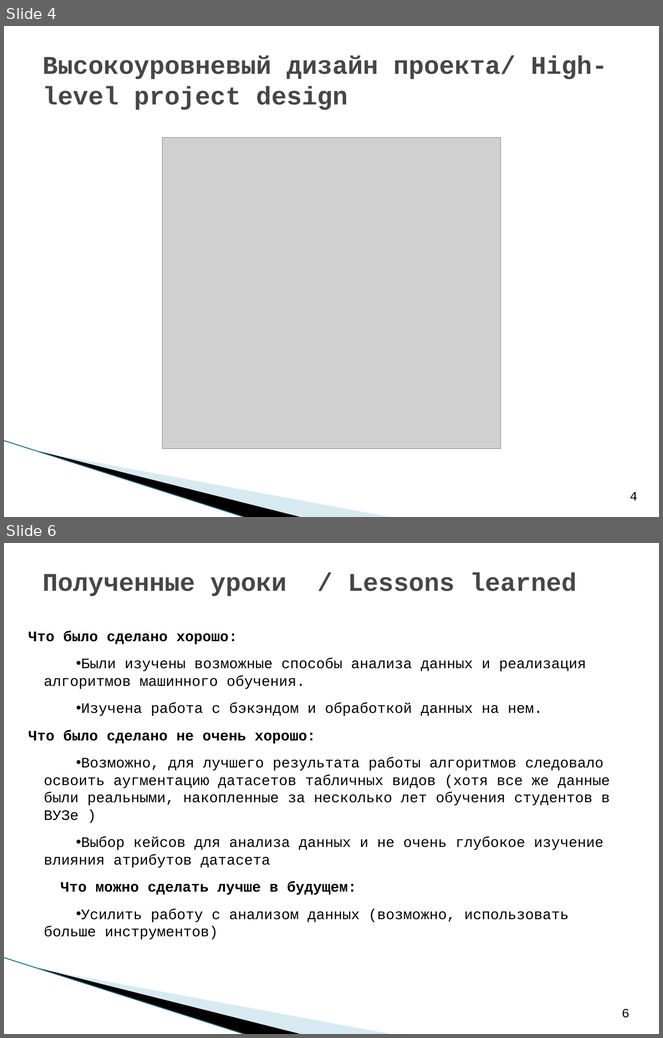
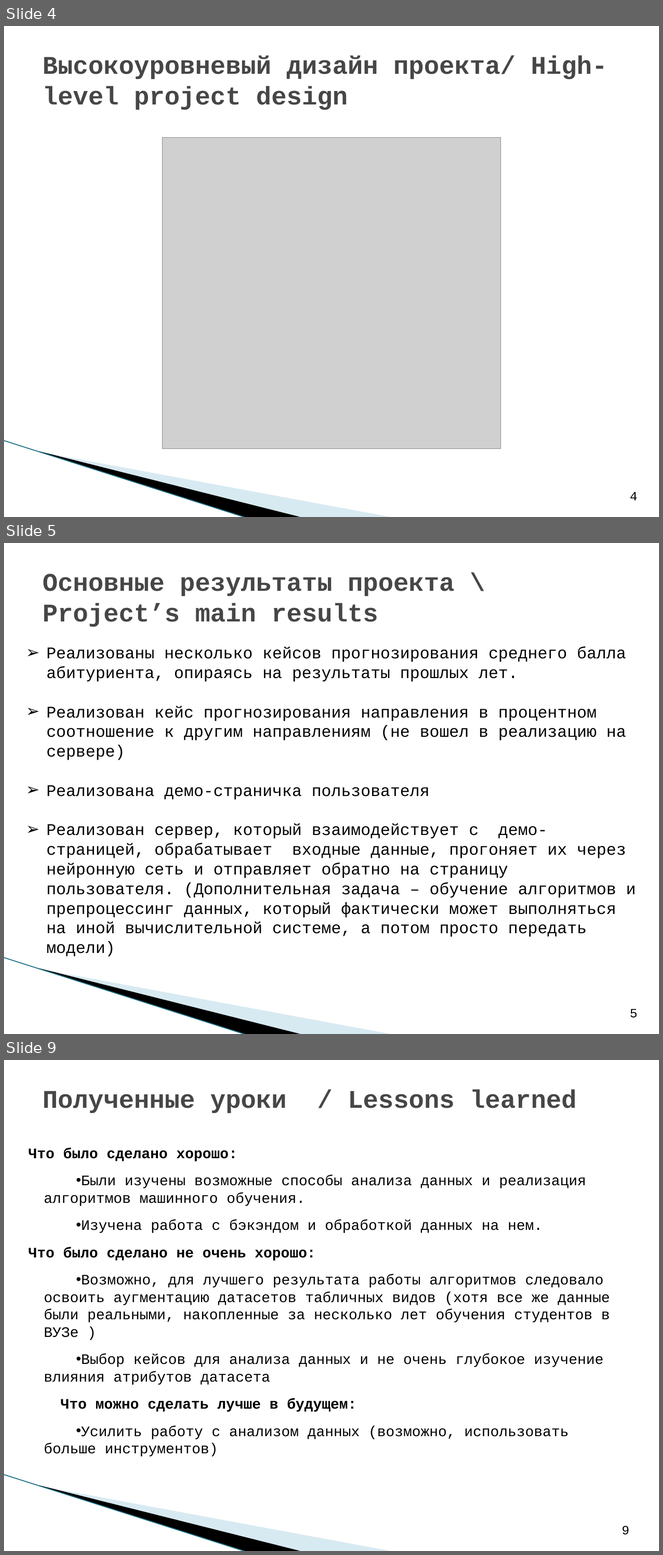
Before and after one commit to saviord7/applicant-service, a slide deck: reports/weekly reports/C09_RAS_final_report_LETI_2021.ppt. Shown one above the other, each under a label of ours: slides 4 and 6 before the commit, slides 4, 5 and 9 after it; the slides between them are not shown. The pictures are 663x1038 and 663x1555 pixels, drawn with LibreOffice and Linux fonts; fonts in the diff are those of the drawing; grey boxes stand for pictures; background and template pictures are left out. Boxes give left, top, right and bottom in pixels: in the first picture for what was removed or moved away, otherwise in the second. Text is boxed around its words. In the diff, an @@ line names an element or a change of style, - is before the commit and + after.

```diff
--- a/reports/weekly reports/C09_RAS_final_report_LETI_2021.ppt
+++ b/reports/weekly reports/C09_RAS_final_report_LETI_2021.ppt
@@ slide 5 added at (x1=4, y1=543, x2=659, y2=1034), background #FFFFFF; not listed: 3 template elements that a slide beside it also shows @@
@@ title added at (x1=42, y1=574, x2=455, y2=627), 28 pt, text #464646, bold @@
+Основные результаты проекта \ Project’s main results
@@ text added at (x1=47, y1=647, x2=636, y2=957), 18 pt, text #000000 @@
+➢ Реализованы несколько кейсов прогнозирования среднего балла абитуриента, опираясь на результаты прошлых лет.
+➢ Реализован кейс прогнозирования направления в процентном соотношение к другим направлениям (не вошел в реализацию на сервере)
+➢ Реализована демо-страничка пользователя
+➢ Реализован сервер, который взаимодействует с демо-страницей, обрабатывает входные данные, прогоняет их через нейронную сеть и отправляет обратно на страницу пользователя. (Дополнительная задача – обучение алгоритмов и препроцессинг данных, который фактически может выполняться на иной вычислительной системе, а потом просто передать модели)
@@ page number added at (x1=630, y1=1009, x2=638, y2=1018), 14 pt, text #000000 @@
+5
@@ what was slide 6 is now slide 9 @@
@@ page number at (x1=622, y1=1526, x2=630, y2=1535): text changed @@
-6
+9
```
Also in this commit, not shown: 2 other slides added, 1 other file.
